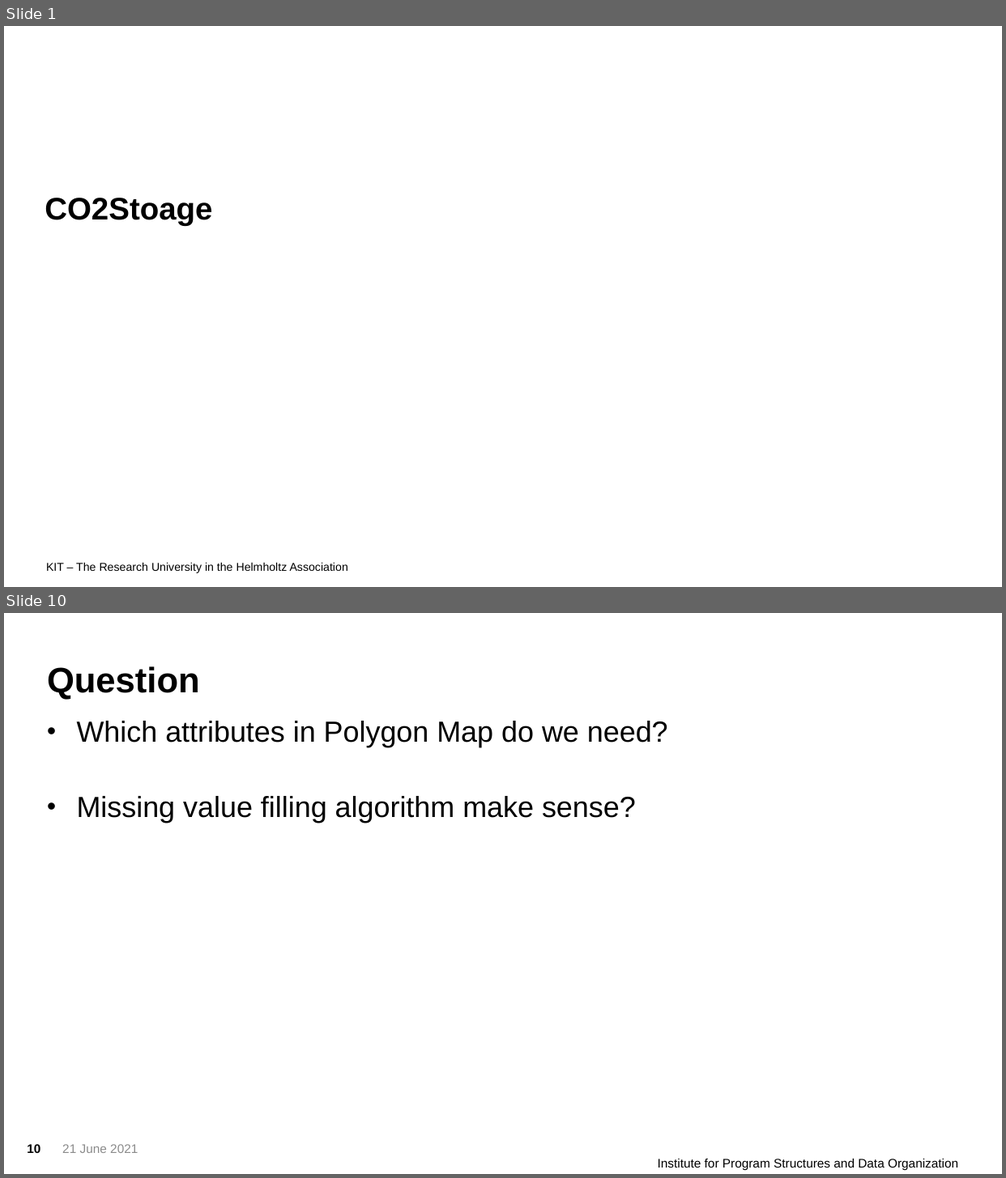
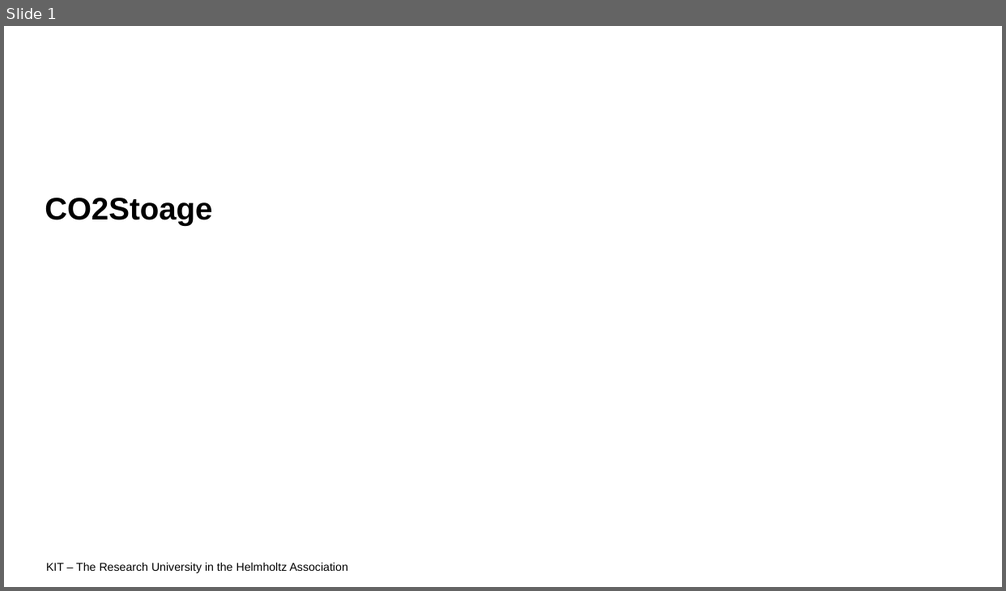
Before and after one commit to ericzhou571/Co2Storage, a slide deck: CO2Storage.pptx. Shown one above the other, each under a label of ours: slides 1 and 10 before the commit, slide 1 after it; the slides between them are not shown. The pictures are 1006x1178 and 1006x591 pixels, drawn with LibreOffice and Linux fonts; fonts in the diff are those of the drawing; background and template pictures are left out. Boxes give left, top, right and bottom in pixels: in the first picture for what was removed or moved away, otherwise in the second. Text is boxed around its words. In the diff, an @@ line names an element or a change of style, - is before the commit and + after.

```diff
--- a/CO2Storage.pptx
+++ b/CO2Storage.pptx
@@ slide 10 removed at (4,613,1002,1174), background picture (left out) @@
@@ title removed at (47,666,200,700) @@
-Question
@@ text removed at (77,721,668,823) @@
-• Which attributes in Polygon Map do we need?
-• Missing value filling algorithm make sense?
@@ page number removed at (27,1144,40,1153) @@
-10
@@ text removed at (62,1144,138,1153) @@
-21 June 2021
@@ text removed at (658,1159,958,1170) @@
-Institute for Program Structures and Data Organization
```
Also in this commit, not shown: 7 slides changed, 1 other slide removed, 44 other files.
